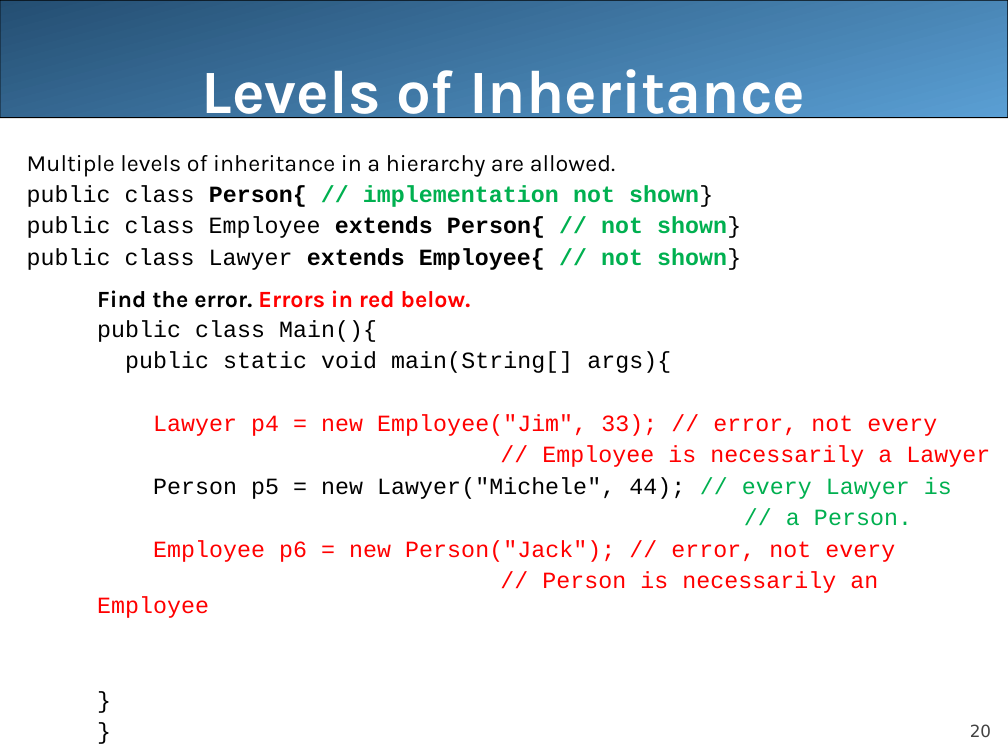
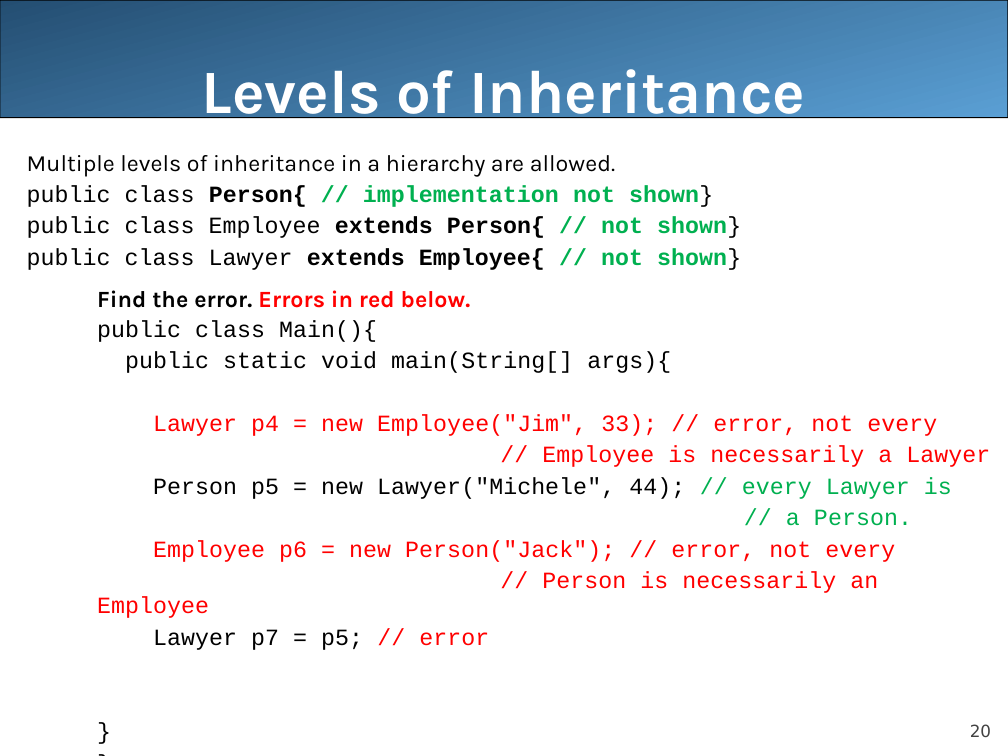
Before and after one commit to LongBaoNguyen/longbaonguyen.github.io, a slide deck: slide 20 of courses/apcsa/lecture21.ppt. Drawn at 1008x756 pixels with LibreOffice and Linux fonts; fonts in the diff are those of the drawing. Boxes give left, top, right and bottom in pixels: in the first picture for what was removed or moved away, otherwise in the second. Text is boxed around its words. In the diff, an @@ line names an element or a change of style, - is before the commit and + after.

```diff
--- a/courses/apcsa/lecture21.ppt
+++ b/courses/apcsa/lecture21.ppt
@@ text at (153,629,489,650): paragraph added @@
+Lawyer p7 = p5; // error
```
Also in this commit, not shown: 19 other files.
